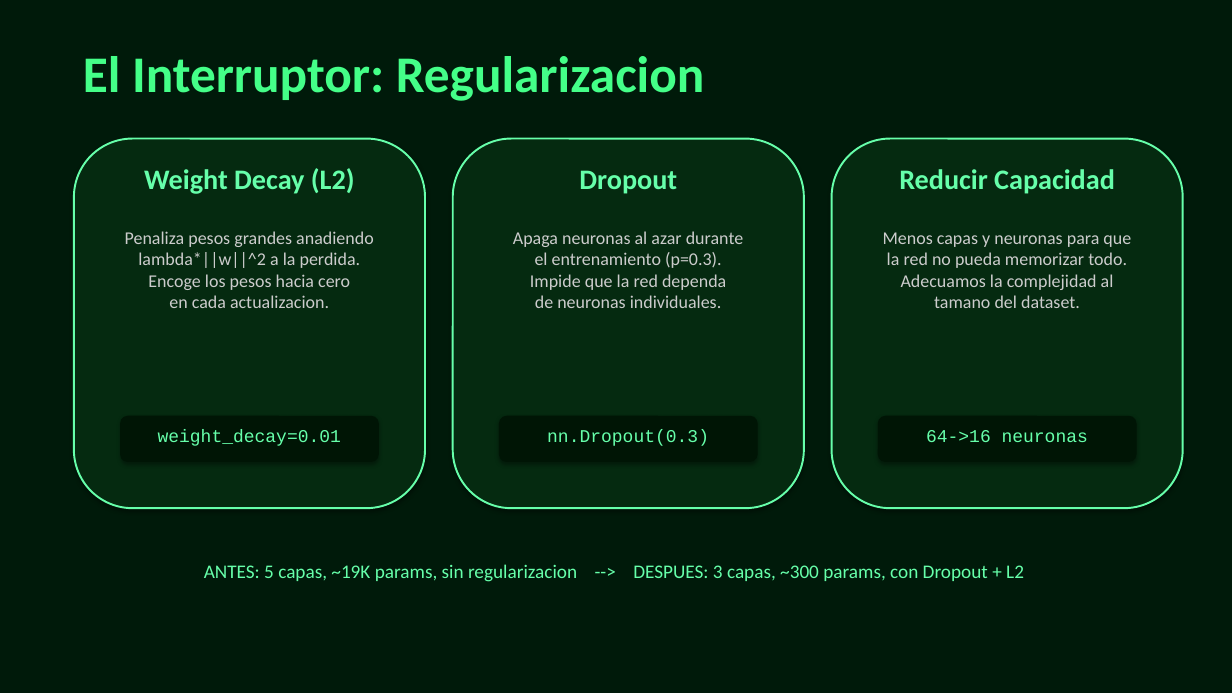
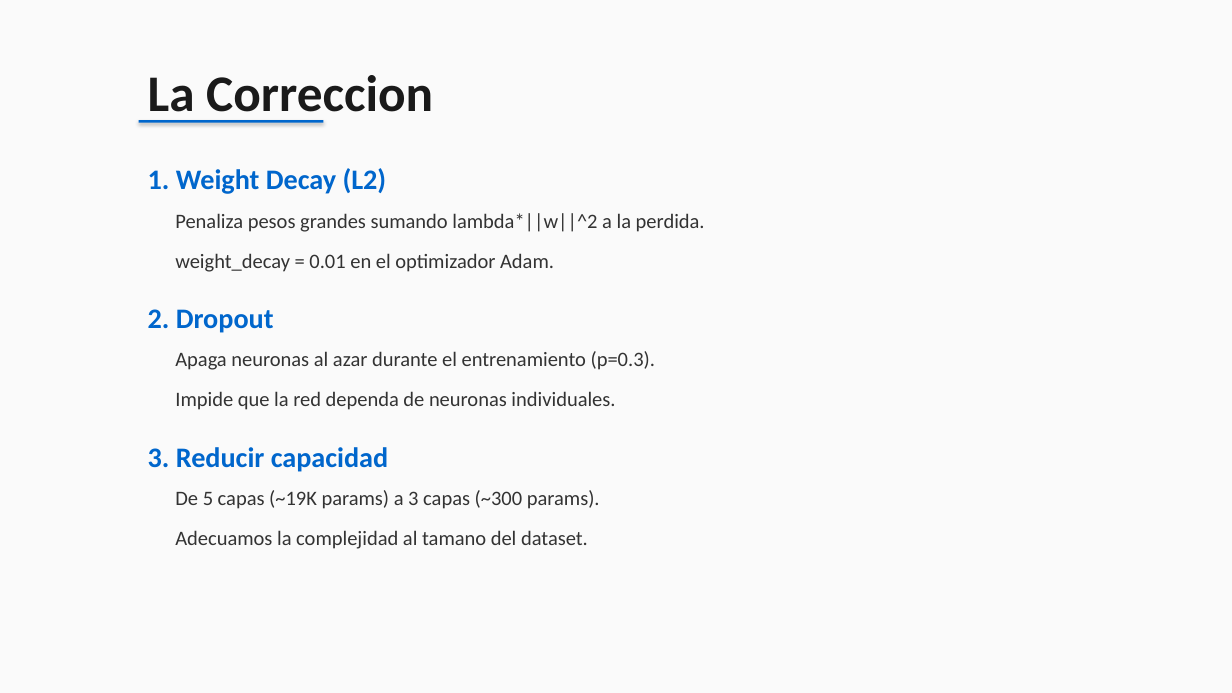
Before and after one commit to Xamplix/proyecto, a slide deck: slide 4 of Grupo7_La_Memoria_de_Pez.pptx. Drawn at 1232x693 pixels with LibreOffice and Linux fonts; fonts in the diff are those of the drawing. Boxes give left, top, right and bottom in pixels: in the first picture for what was removed or moved away, otherwise in the second. Text is boxed around its words. In the diff, an @@ line names an element or a change of style, - is before the commit and + after.

```diff
--- a/Grupo7_La_Memoria_de_Pez.pptx
+++ b/Grupo7_La_Memoria_de_Pez.pptx
@@ background #001A0A to #FAFAFA @@
@@ text at (148, 75, 433, 123): text changed; text colour #44FF88 to #1A1A1A @@
-El Interruptor: Regularizacion
+La Correccion
@@ rounded rectangle removed at (74, 139, 425, 508) @@
@@ rectangle added at (139, 120, 323, 123), fill #0066CC @@
@@ rounded rectangle removed at (453, 139, 804, 508) @@
@@ rounded rectangle removed at (832, 139, 1183, 508) @@
@@ text at (148, 168, 387, 194): text changed; text colour #66FFAA to #0066CC @@
-Weight Decay (L2)
+1. Weight Decay (L2)
@@ text at (175, 213, 705, 272): text changed; size 14 to 16 pt; text colour #CCCCCC to #333333 @@
-Penaliza pesos grandes anadiendo
-lambda*||w||^2 a la perdida.
-Encoge los pesos hacia cero
-en cada actualizacion.
+Penaliza pesos grandes sumando lambda*||w||^2 a la perdida.
+weight_decay = 0.01 en el optimizador Adam.
@@ text removed at (883, 232, 1131, 308) @@
-Menos capas y neuronas para que
-la red no pueda memorizar todo.
-Adecuamos la complejidad al
-tamano del dataset.
@@ text at (148, 309, 274, 333): text changed; text colour #66FFAA to #0066CC @@
-Dropout
+2. Dropout
@@ text at (175, 351, 655, 410): text changed; size 14 to 16 pt; text colour #CCCCCC to #333333 @@
-Apaga neuronas al azar durante
-el entrenamiento (p=0.3).
-Impide que la red dependa
-de neuronas individuales.
+Apaga neuronas al azar durante el entrenamiento (p=0.3).
+Impide que la red dependa de neuronas individuales.
@@ rounded rectangle removed at (120, 416, 379, 462) @@
@@ rounded rectangle removed at (499, 416, 758, 462) @@
@@ rounded rectangle removed at (878, 416, 1137, 462) @@
@@ text at (148, 447, 388, 472): text changed; text colour #66FFAA to #0066CC @@
-Reducir Capacidad
+3. Reducir capacidad
@@ text removed at (158, 430, 341, 446) @@
-weight_decay=0.01
@@ text removed at (547, 430, 709, 446) @@
-nn.Dropout(0.3)
@@ text removed at (926, 430, 1088, 442) @@
-64->16 neuronas
@@ text at (175, 490, 600, 549): text changed; size 15 to 16 pt; text colour #66FFAA to #333333 @@
-ANTES: 5 capas, ~19K params, sin regularizacion --> DESPUES: 3 capas, ~300 params, con Dropout + L2
+De 5 capas (~19K params) a 3 capas (~300 params).
+Adecuamos la complejidad al tamano del dataset.
```
Also in this commit, not shown: 8 other slides changed, 1 other file.
